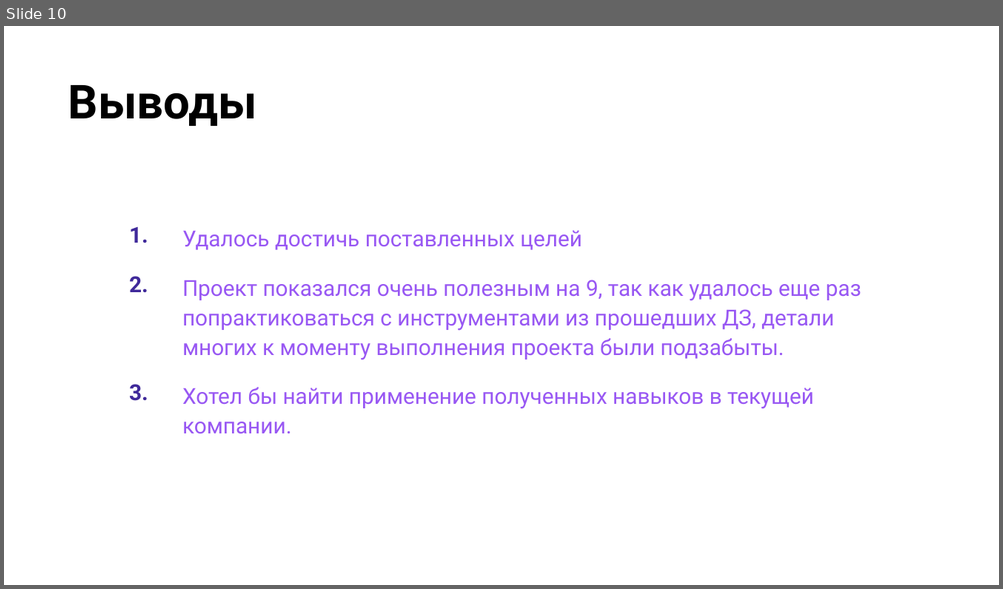
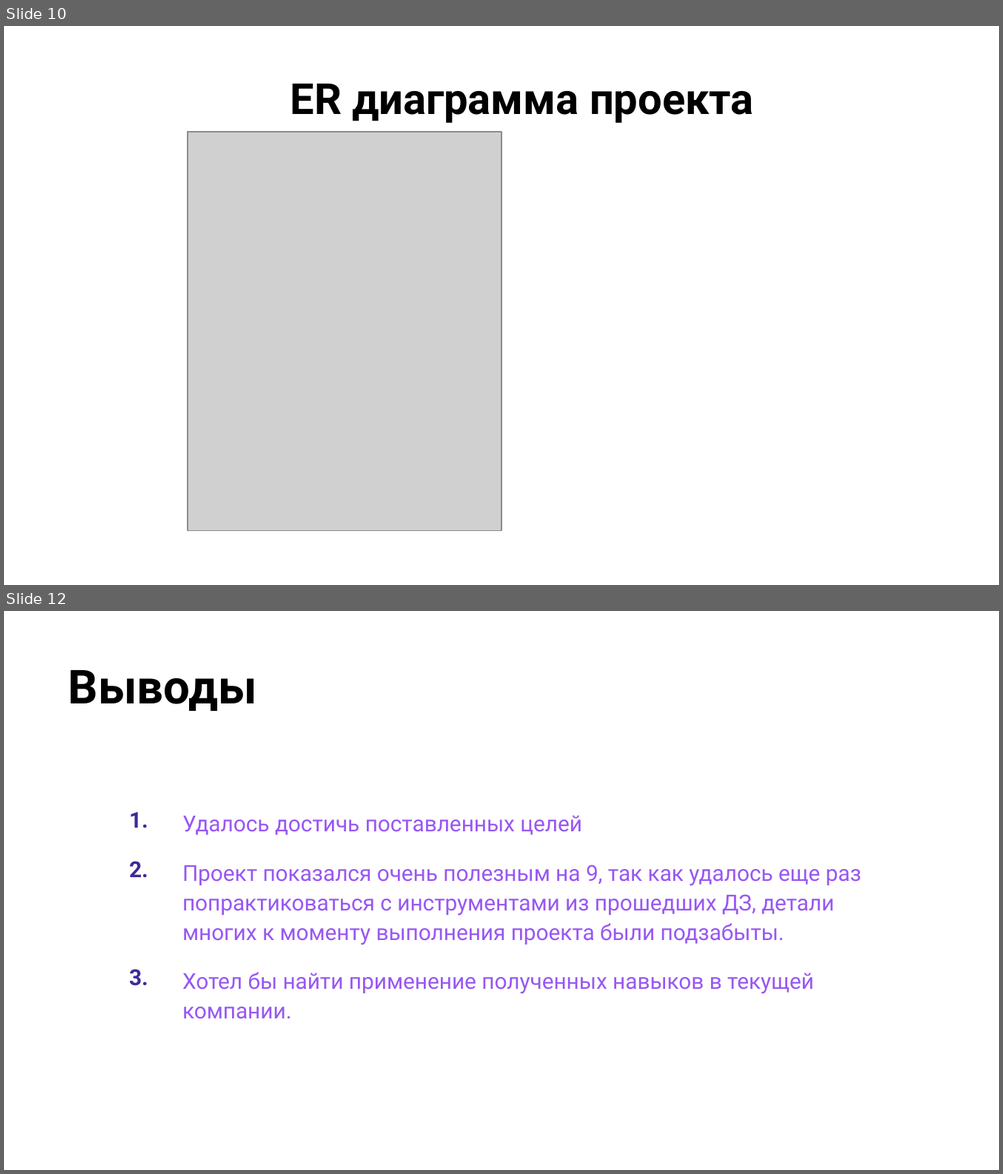
Before and after one commit to Shkuryn/otus_project, a slide deck: doc/СкидочнаяСистема.pptx. Shown one above the other, each under a label of ours: slide 10 before the commit, slides 10 and 12 after it; the slides between them are not shown. The pictures are 1003x589 and 1003x1174 pixels, drawn with LibreOffice and Linux fonts; fonts in the diff are those of the drawing; grey boxes stand for pictures; background and template pictures are left out. Boxes give left, top, right and bottom in pixels: in the first picture for what was removed or moved away, otherwise in the second. Text is boxed around its words. In the diff, an @@ line names an element or a change of style, - is before the commit and + after.

Commit message:
доработанs ER диаграммы проекта

```diff
--- a/doc/СкидочнаяСистема.pptx
+++ b/doc/СкидочнаяСистема.pptx
@@ slide 10 added at box(4, 26, 999, 585), background picture (left out) @@
@@ title added at box(290, 84, 754, 123), 31 pt, text #000000, bold @@
+ER диаграмма проекта
@@ picture added at box(188, 133, 501, 532) @@
@@ what was slide 10 is now slide 12 @@
```
Also in this commit, not shown: 1 other slide added, 4 other files.
